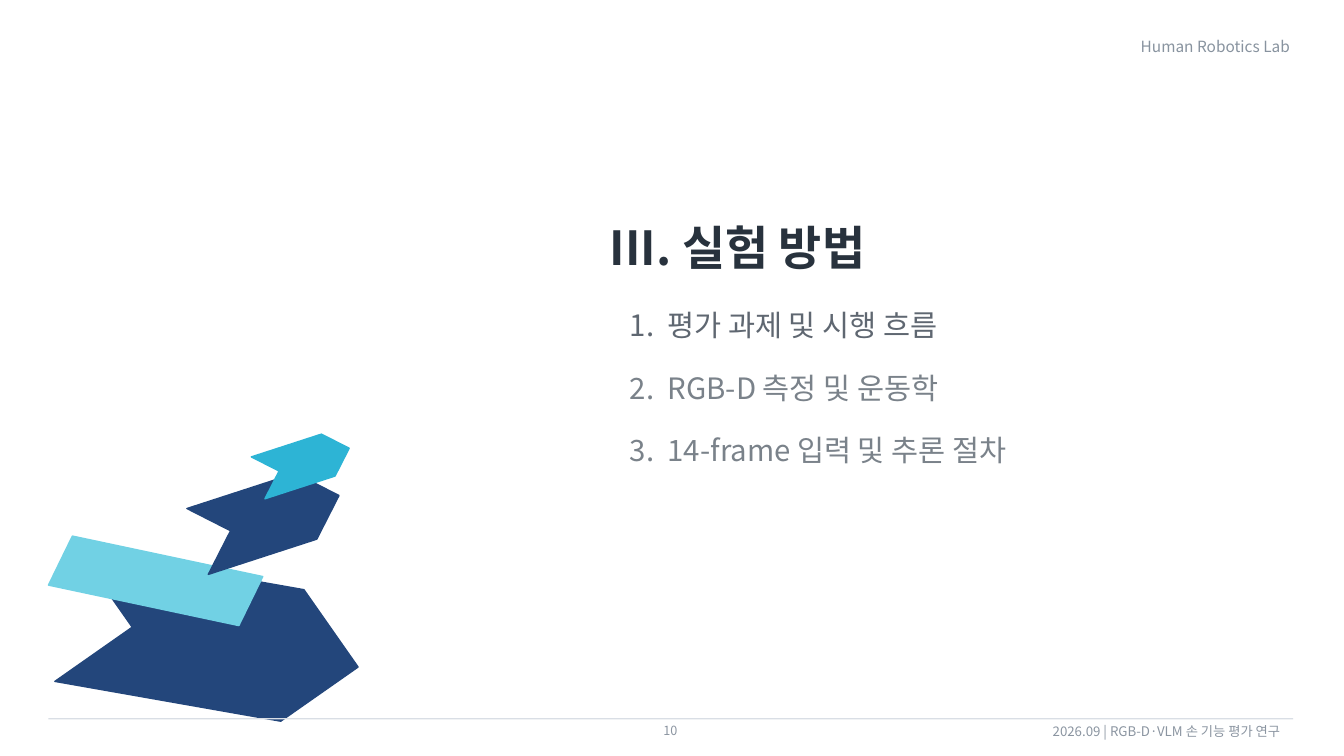
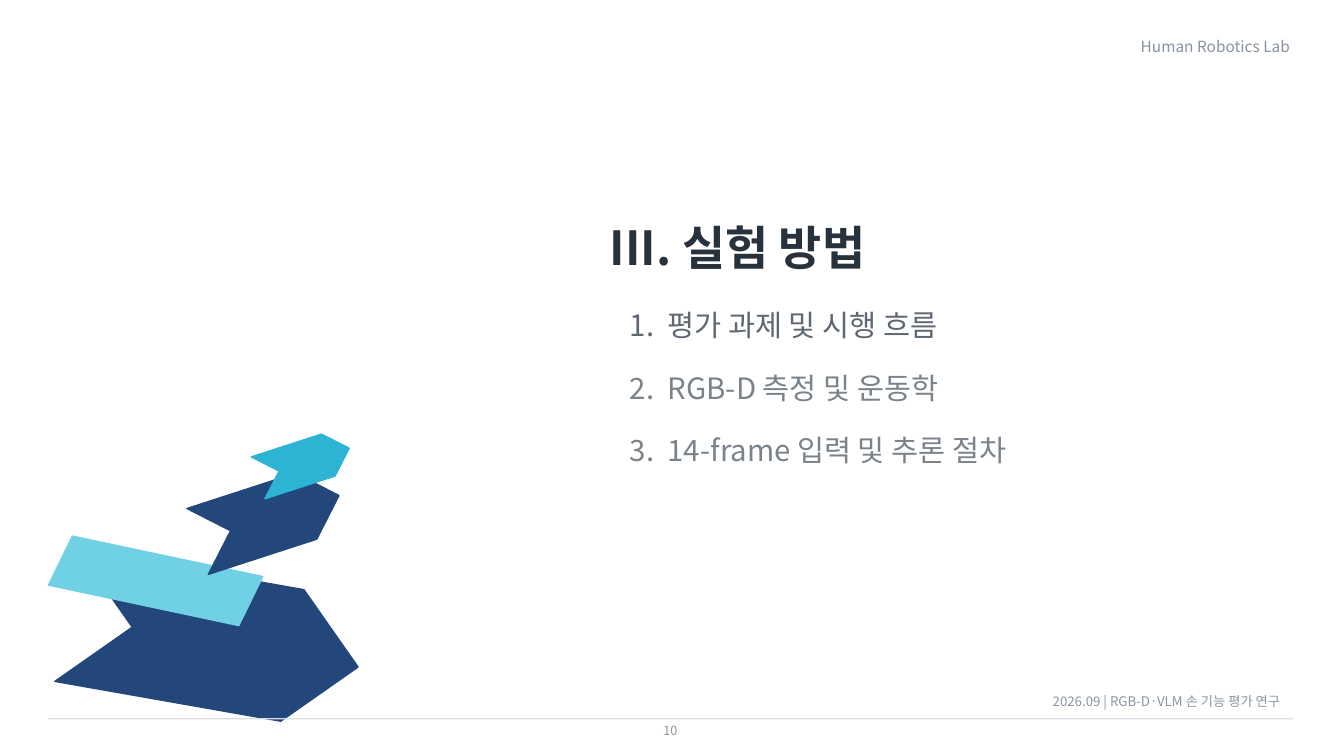
Before and after one commit to passtock/casstone, a slide deck: slide 10 of capstone/연구계획서22000561이재용0910.pptx. Drawn at 1344x756 pixels with LibreOffice and Linux fonts; fonts in the diff are those of the drawing. Boxes give left, top, right and bottom in pixels: in the first picture for what was removed or moved away, otherwise in the second. Text is boxed around its words. In the diff, an @@ line names an element or a change of style, - is before the commit and + after.

```diff
--- a/capstone/연구계획서22000561이재용0910.pptx
+++ b/capstone/연구계획서22000561이재용0910.pptx
@@ text "2026.09 | RGB-D·VLM 손 기능 ..." moved from (x1=1053, y1=725, x2=1280, y2=737) to (x1=1053, y1=695, x2=1280, y2=707) @@
```
Also in this commit, not shown: 13 other slides changed.
